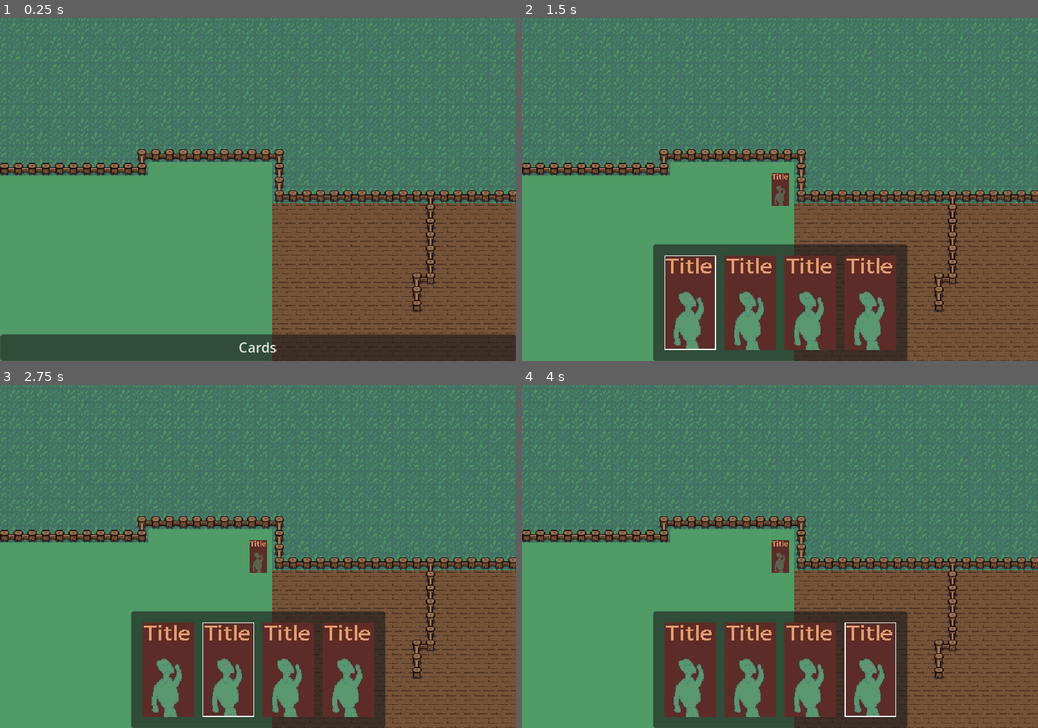
Above: before the commit, frames 1-4 (two rows, left to right).
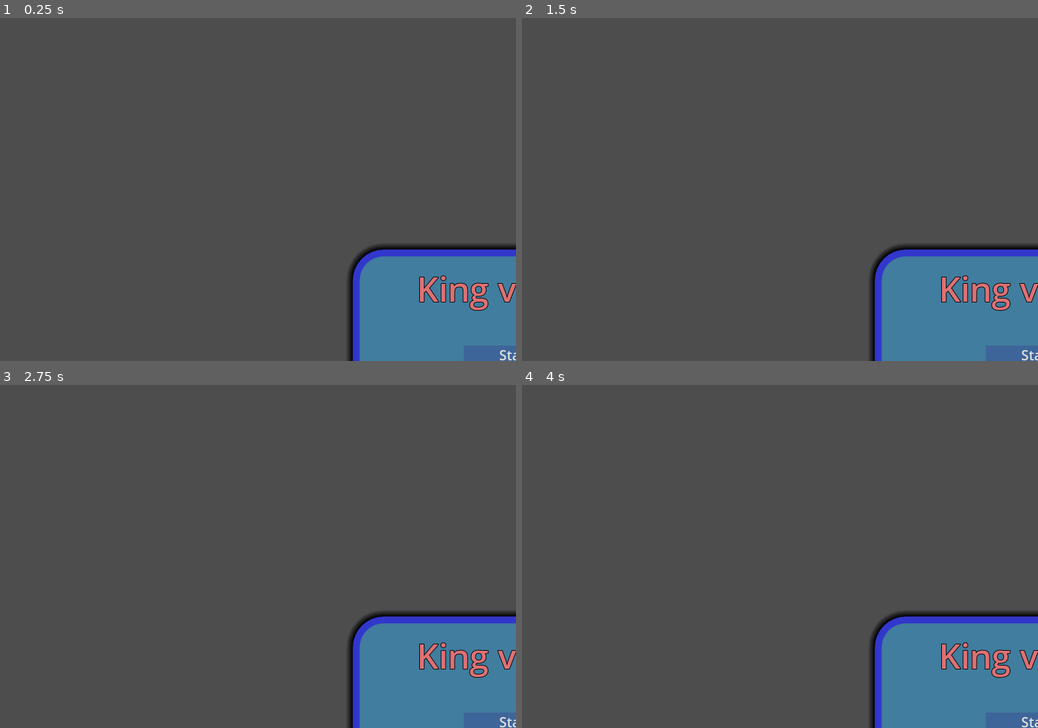
Above: after the commit, the same moments.

Repository: SiTOTG/KingVsKing
Game: Godot game, scene res://main_menu/main_menu.tscn
Same seed, same stepped clock (60 frames per second), same inputs: the game is played once before the commit and once after it. Before the commit the project starts from res://world/world.tscn.
Inputs (mouse positions are in pixels of both pictures, inside the frame that each line leads up to):
- Up to frame 1 (0.25 s): no input
- Up to frame 2 (1.5 s): click (780, 347) at 0.5 s, where only the run before the commit has a clickable "Cards"; click (687, 302) at 1.27 s
- Up to frame 3 (2.75 s): click (227, 669) at 2.02 s
- Up to frame 4 (4 s): click (810, 669) at 2.77 s; click (872, 669) at 3.52 s

The runs differ from the first frame. In frame 1, 100% of the frame differs, in the area x 0-100%, y 0-100%; in frame 2, 100%; in frame 3, 100%; in frame 4, 100%.
Error before the commit: Invalid call. Nonexistent function 'get_mesh' in base 'NavigationPolygon'. (res://world/world.gd:19)

Commit message:
Add simple main menu
Closes #8

Diff:
--- /dev/null
+++ b/debug/sandbox.gd
@@ -0,0 +1,58 @@
+extends Node2D
+#
+#@onready var footman: Creature = $Footman
+#@onready var origin = footman.global_position
+#
+#var destination_lane_1
+#
+#func _ready():
+#	destination_lane_1 = $DestinationLane1
+#
+## Called every frame. 'delta' is the elapsed time since the previous frame.
+#func _process(delta):
+#	if footman.global_position.distance_to(destination_lane_1.global_position) < 15:
+#		footman.destination = origin
+#		footman.agent.target_location = footman.destination
+#	elif footman.global_position.distance_to(origin) < 15:
+#		footman.destination = destination_lane_1.global_position
+#		footman.agent.target_location = footman.destination
+
+
+@onready var spawner = $BuildingRegion
+@onready var collision_shape_2d = $BuildingRegion/CollisionShape2D
+@onready var navigation_region_2d = $NavigationRegion2D
+
+func _ready():
+	print(spawner.get_polygon())
+
+#				var polygon = spawner.get_polygon()
+#				var navpoly: NavigationPolygon = navigation_region_2d.navpoly
+#				var new_cut_out_poly : PackedVector2Array = PackedVector2Array()
+#
+#				for vertex in polygon:
+#					var current_vertex : Vector2 = vertex
+#					new_cut_out_poly.append(spawner.global_transform.basis_xform(current_vertex))
+#				print(navpoly.get_outline(0))
+#				print(Geometry2D.exclude_polygons(navpoly.get_outline(0), polygon))
+#				navpoly.add_outline(new_cut_out_poly)
+##				navpoly.set_outline(0, new_cut_out_poly)
+##				navpoly.set_outline(0, Geometry2D.exclude_polygons(navpoly.get_outline(0), polygon))
+#				navpoly.make_polygons_from_outlines()
+
+func _process(delta):
+	spawner.global_position = get_global_mouse_position()
+
+func _unhandled_input(event):
+	if event is InputEventMouseButton and event.button_index == MOUSE_BUTTON_LEFT and event.pressed:
+		var polygon = spawner.get_polygon()
+		var navpoly: NavigationPolygon = navigation_region_2d.navpoly
+		var new_cut_out_poly : PackedVector2Array = PackedVector2Array()
+		for vertex in polygon:
+			var current_vertex : Vector2 = vertex
+			new_cut_out_poly.append(spawner.global_transform.basis_xform(current_vertex))
+		print(new_cut_out_poly)
+		print(Geometry2D.exclude_polygons(navpoly.get_outline(0), new_cut_out_poly))
+		navpoly.add_outline(Geometry2D.exclude_polygons(navpoly.get_outline(0), polygon))
+#		print(navpoly.outlines)
+		navpoly.make_polygons_from_outlines()
+		navigation_region_2d.force_update_transform()
--- /dev/null
+++ b/debug/sandbox.tscn
@@ -0,0 +1,31 @@
+[gd_scene load_steps=5 format=3 uid="uid://tmovgpwal56o"]
+
+[ext_resource type="Script" path="res://debug/sandbox.gd" id="1_74ugs"]
+[ext_resource type="PackedScene" uid="uid://c3q6txdt1k5m8" path="res://player/spawner.tscn" id="9_waj4f"]
+
+[sub_resource type="NavigationPolygon" id="NavigationPolygon_rhv7q"]
+vertices = PackedVector2Array(-128, -128, 256, -128, 256, 192, -128, 192)
+polygons = [PackedInt32Array(0, 1, 2, 3)]
+outlines = [PackedVector2Array(-128, 192, 256, 192, 256, -128, -128, -128)]
+
+[sub_resource type="RectangleShape2D" id="RectangleShape2D_whc7a"]
+size = Vector2(32, 32)
+
+[node name="World" type="Node2D"]
+script = ExtResource("1_74ugs")
+
+[node name="NavigationRegion2D" type="NavigationRegion2D" parent="."]
+navpoly = SubResource("NavigationPolygon_rhv7q")
+
+[node name="DestinationLane1" type="Marker2D" parent="."]
+position = Vector2(-64, -32)
+
+[node name="BuildingRegion2" type="CharacterBody2D" parent="."]
+visible = false
+
+[node name="CollisionShape2D" type="CollisionShape2D" parent="BuildingRegion2"]
+shape = SubResource("RectangleShape2D_whc7a")
+
+[node name="BuildingRegion" parent="." instance=ExtResource("9_waj4f")]
+position = Vector2(80, 56)
+spawn_capacity = 0
--- a/default_theme.tres
+++ b/default_theme.tres
@@ -1,4 +1,7 @@
-[gd_resource type="Theme" load_steps=7 format=3 uid="uid://cp4mrnacmhcin"]
+[gd_resource type="Theme" load_steps=9 format=3 uid="uid://cp4mrnacmhcin"]
+
+[sub_resource type="StyleBoxFlat" id="StyleBoxFlat_1jelt"]
+bg_color = Color(0.243137, 0.396078, 0.6, 1)
 
 [sub_resource type="Gradient" id="Gradient_1p77c"]
 offsets = PackedFloat32Array(0.0745921, 0.400932, 0.748252)
@@ -39,6 +42,24 @@
 bg_color = Color(0.6, 0.0509804, 0.0980392, 1)
 border_color = Color(0.8, 0.333333, 0.435294, 1)
 
+[sub_resource type="StyleBoxFlat" id="StyleBoxFlat_g8i6a"]
+bg_color = Color(0.254902, 0.490196, 0.619608, 1)
+border_width_left = 8
+border_width_top = 8
+border_width_right = 8
+border_width_bottom = 16
+border_color = Color(0.196078, 0.215686, 0.8, 1)
+corner_radius_top_left = 35
+corner_radius_top_right = 35
+corner_radius_bottom_right = 35
+corner_radius_bottom_left = 35
+expand_margin_left = 10.0
+expand_margin_top = 10.0
+expand_margin_right = 10.0
+expand_margin_bottom = 10.0
+shadow_color = Color(0, 0, 0, 1)
+shadow_size = 8
+
 [sub_resource type="StyleBoxFlat" id="StyleBoxFlat_qjcog"]
 bg_color = Color(0.0352941, 0.0705882, 0.6, 1)
 border_width_left = 4
@@ -55,11 +76,18 @@
 expand_margin_bottom = 4.0
 
 [resource]
+Button/styles/normal = SubResource("StyleBoxFlat_1jelt")
 HSlider/icons/tick = SubResource("GradientTexture1D_byftc")
 HSlider/styles/grabber_area = SubResource("StyleBoxFlat_ph441")
 HSlider/styles/grabber_area_highlight = SubResource("StyleBoxFlat_d6xwd")
 HSlider/styles/slider = SubResource("StyleBoxFlat_32u78")
+PanelContainer/styles/panel = SubResource("StyleBoxFlat_g8i6a")
 ProgressBar/colors/font_color = Color(0, 0.94902, 0.666667, 1)
 ProgressBar/colors/font_outline_color = Color(0.223529, 0.137255, 1, 1)
 ProgressBar/constants/outline_size = 5
 ProgressBar/styles/background = SubResource("StyleBoxFlat_qjcog")
+TitleLabel/base_type = &"Label"
+TitleLabel/colors/font_color = Color(0.870588, 0.443137, 0.45098, 1)
+TitleLabel/colors/font_outline_color = Color(0, 0, 0, 1)
+TitleLabel/constants/outline_size = 3
+TitleLabel/font_sizes/font_size = 40
--- /dev/null
+++ b/main_menu/main_menu.gd
@@ -0,0 +1,4 @@
+extends Control
+
+func _on_start_button_pressed():
+	get_tree().change_scene_to_file("res://world/world.tscn")
--- /dev/null
+++ b/main_menu/main_menu.tscn
@@ -0,0 +1,76 @@
+[gd_scene load_steps=5 format=3 uid="uid://dbcfx1n6p5h0m"]
+
+[ext_resource type="Script" path="res://main_menu/main_menu.gd" id="1_m7y3b"]
+
+[sub_resource type="GDScript" id="GDScript_epg62"]
+script/source = "class_name TitleLabel
+extends Label
+
+"
+
+[sub_resource type="StyleBoxEmpty" id="StyleBoxEmpty_nal6i"]
+
+[sub_resource type="ButtonGroup" id="ButtonGroup_0t8qw"]
+
+[node name="MainMenu" type="Control"]
+layout_mode = 3
+anchors_preset = 15
+anchor_right = 1.0
+anchor_bottom = 1.0
+grow_horizontal = 2
+grow_vertical = 2
+script = ExtResource("1_m7y3b")
+
+[node name="Camera2D" type="Camera2D" parent="."]
+anchor_mode = 0
+current = true
+
+[node name="MarginContainer" type="MarginContainer" parent="."]
+anchors_preset = -1
+anchor_left = 0.2
+anchor_top = 0.2
+anchor_right = 0.8
+anchor_bottom = 0.8
+grow_horizontal = 2
+grow_vertical = 2
+
+[node name="PanelContainer" type="PanelContainer" parent="MarginContainer"]
+offset_right = 360.0
+offset_bottom = 240.0
+
+[node name="MarginContainer" type="MarginContainer" parent="MarginContainer/PanelContainer"]
+offset_left = 66.0
+offset_top = 8.0
+offset_right = 294.0
+offset_bottom = 224.0
+size_flags_horizontal = 4
+
+[node name="VBoxContainer" type="VBoxContainer" parent="MarginContainer/PanelContainer/MarginContainer"]
+offset_right = 228.0
+offset_bottom = 216.0
+
+[node name="Label" type="Label" parent="MarginContainer/PanelContainer/MarginContainer/VBoxContainer"]
+offset_right = 228.0
+offset_bottom = 58.0
+theme_type_variation = &"TitleLabel"
+text = "King vs King"
+script = SubResource("GDScript_epg62")
+
+[node name="HSeparator" type="HSeparator" parent="MarginContainer/PanelContainer/MarginContainer/VBoxContainer"]
+offset_top = 62.0
+offset_right = 228.0
+offset_bottom = 92.0
+theme_override_constants/separation = 30
+theme_override_styles/separator = SubResource("StyleBoxEmpty_nal6i")
+
+[node name="StartButton" type="Button" parent="MarginContainer/PanelContainer/MarginContainer/VBoxContainer"]
+custom_minimum_size = Vector2(120, 0)
+offset_left = 54.0
+offset_top = 96.0
+offset_right = 174.0
+offset_bottom = 119.0
+size_flags_horizontal = 4
+button_group = SubResource("ButtonGroup_0t8qw")
+text = "Start"
+
+[connection signal="pressed" from="MarginContainer/PanelContainer/MarginContainer/VBoxContainer/StartButton" to="." method="_on_start_button_pressed"]
--- a/player/card_hud.tscn
+++ b/player/card_hud.tscn
@@ -14,50 +14,45 @@
 anchor_top = 1.0
 anchor_right = 0.5
 anchor_bottom = 1.0
-offset_left = -148.0
-offset_top = -136.0
-offset_right = 148.0
+offset_left = -99.0
+offset_top = -107.0
+offset_right = 97.0
+offset_bottom = -13.0
 grow_horizontal = 2
 grow_vertical = 0
 
-[node name="Cards" type="HBoxContainer" parent="CardsPanel"]
+[node name="CenterContainer" type="CenterContainer" parent="CardsPanel"]
+layout_mode = 2
+
+[node name="Cards" type="HBoxContainer" parent="CardsPanel/CenterContainer"]
 unique_name_in_owner = true
-offset_top = 13.0
-offset_right = 296.0
-offset_bottom = 123.0
+layout_mode = 2
 size_flags_vertical = 4
 theme_override_constants/separation = 10
 alignment = 1
 
-[node name="CardButton" parent="CardsPanel/Cards" instance=ExtResource("2_6ftqy")]
-offset_left = 13.0
-offset_right = 73.0
-offset_bottom = 110.0
+[node name="CardButton" parent="CardsPanel/CenterContainer/Cards" instance=ExtResource("2_6ftqy")]
+layout_mode = 2
 texture_disabled = ExtResource("3_eqh1w")
 card = ExtResource("3_a18du")
 
-[node name="CardButton2" parent="CardsPanel/Cards" instance=ExtResource("2_6ftqy")]
-offset_left = 83.0
-offset_right = 143.0
-offset_bottom = 110.0
+[node name="CardButton2" parent="CardsPanel/CenterContainer/Cards" instance=ExtResource("2_6ftqy")]
+layout_mode = 2
 texture_disabled = ExtResource("3_eqh1w")
 card = ExtResource("3_a18du")
 
-[node name="CardButton3" parent="CardsPanel/Cards" instance=ExtResource("2_6ftqy")]
-offset_left = 153.0
-offset_right = 213.0
-offset_bottom = 110.0
+[node name="CardButton3" parent="CardsPanel/CenterContainer/Cards" instance=ExtResource("2_6ftqy")]
+layout_mode = 2
 texture_disabled = ExtResource("3_eqh1w")
 card = ExtResource("3_a18du")
 
-[node name="CardButton4" parent="CardsPanel/Cards" instance=ExtResource("2_6ftqy")]
-offset_left = 223.0
-offset_right = 283.0
-offset_bottom = 110.0
+[node name="CardButton4" parent="CardsPanel/CenterContainer/Cards" instance=ExtResource("2_6ftqy")]
+layout_mode = 2
 texture_disabled = ExtResource("3_eqh1w")
 card = ExtResource("3_a18du")
 
 [node name="Expand" type="Button" parent="."]
+visible = false
 anchors_preset = -1
 anchor_top = 0.922
 anchor_right = 1.0
@@ -77,6 +72,7 @@
 anchor_bottom = 0.605
 offset_left = -0.2
 offset_right = 1.0
+offset_bottom = 26.0
 grow_horizontal = 2
 grow_vertical = 2
 mouse_filter = 1
--- a/player/cards/card_button.tscn
+++ b/player/cards/card_button.tscn
@@ -5,7 +5,9 @@
 [ext_resource type="Script" path="res://player/cards/card_button.gd" id="3_gokuu"]
 
 [node name="CardButton" type="TextureButton"]
-custom_minimum_size = Vector2(60, 110)
+custom_minimum_size = Vector2(36, 70)
+offset_right = 36.0
+offset_bottom = 70.0
 texture_normal = ExtResource("1_4an6i")
 texture_pressed = ExtResource("2_dn7q6")
 texture_hover = ExtResource("2_dn7q6")
--- a/project.godot
+++ b/project.godot
@@ -76,7 +76,7 @@
 
 config/name="King Vs King"
 config/description="The Demon Lord can only be defeated by the mighty hero, or so the legend says. However, until the d …(221 unchanged characters)…
-run/main_scene="res://world/world.tscn"
+run/main_scene="res://main_menu/main_menu.tscn"
 config/features=PackedStringArray("4.0", "Forward Plus")
 config/icon="res://icon.svg"
 
@@ -85,6 +85,7 @@
 GlobalSettings="*res://global_settings.gd"
 DebugCamera="*res://debug/debug_camera.tscn"
 Events="*res://events.gd"
+ReferenceStash="*res://reference_stash.gd"
 
 [debug]
 
--- /dev/null
+++ b/reference_stash.gd
@@ -0,0 +1 @@
+extends Node
